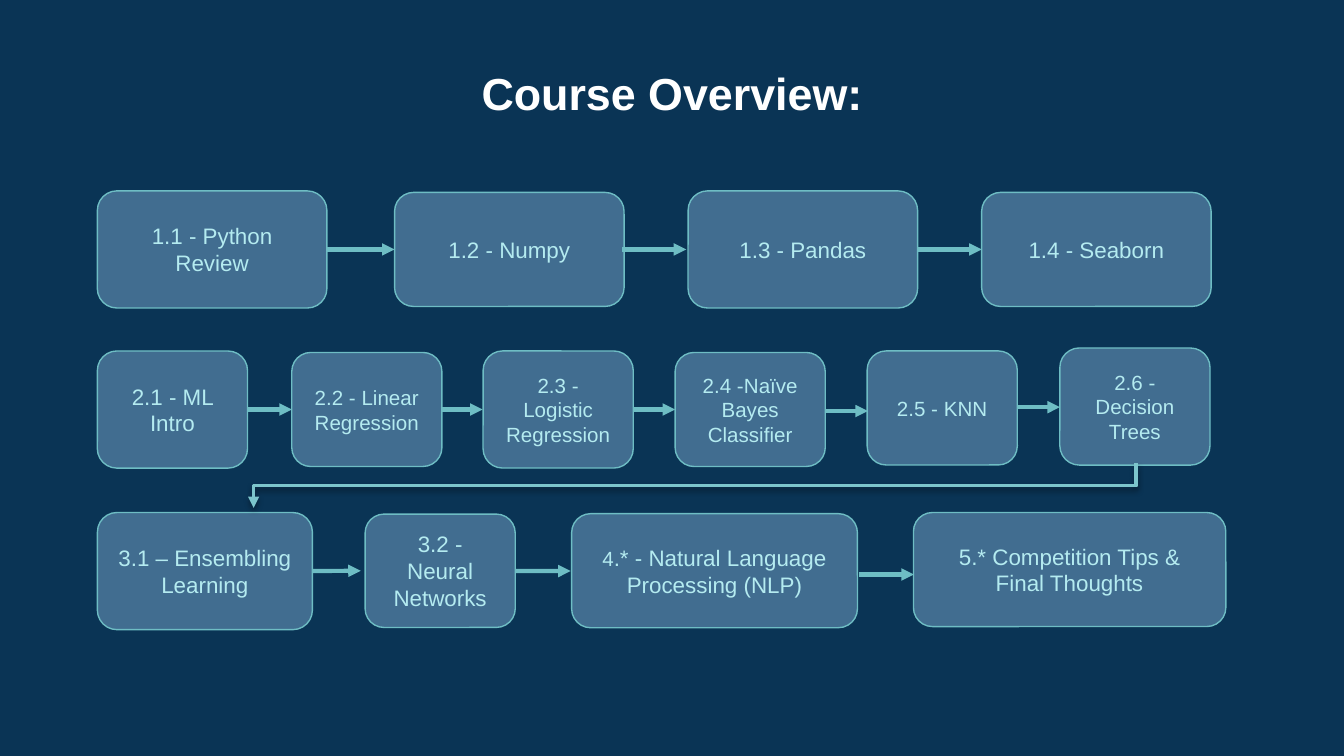
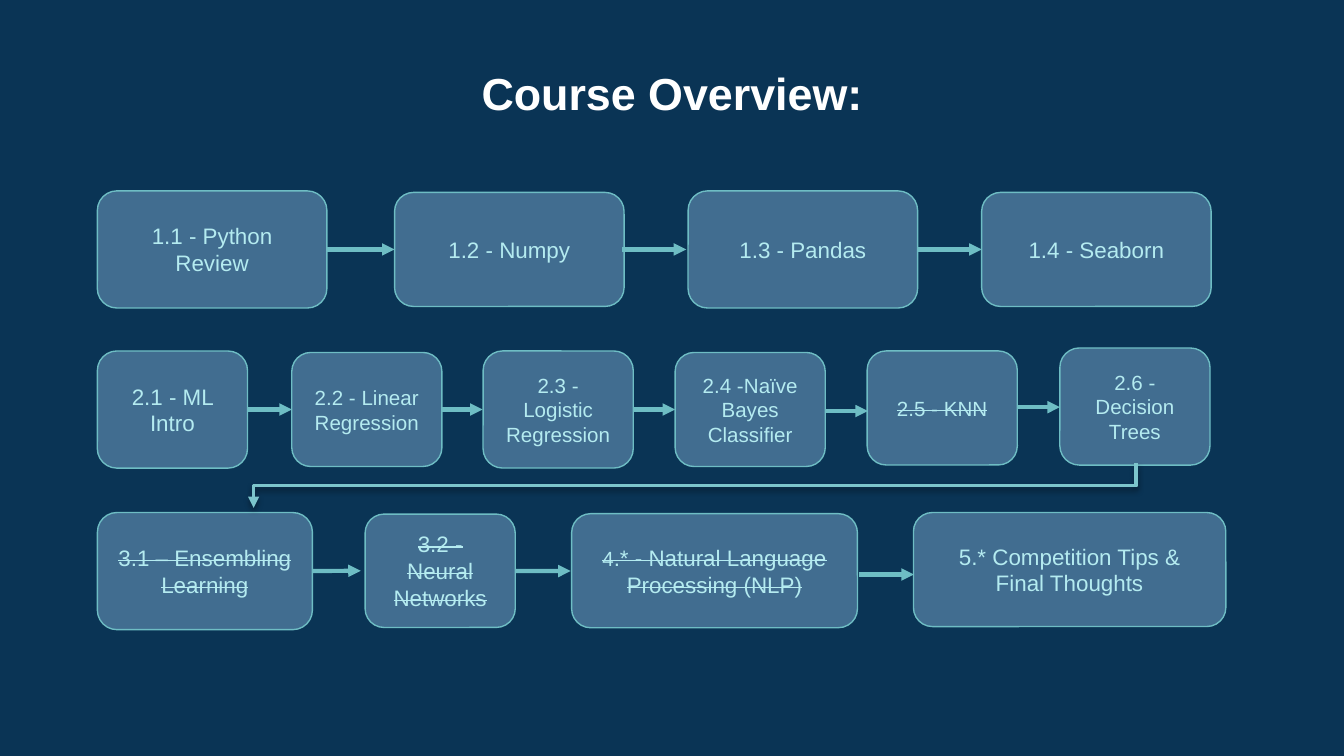
Before and after one commit to ohamed/ML-Training, a slide deck: slide 2 of pptx/03 Pandas.pptx. Drawn at 1344x756 pixels with LibreOffice and Linux fonts; fonts in the diff are those of the drawing; background and template pictures are left out. Boxes give left, top, right and bottom in pixels: in the first picture for what was removed or moved away, otherwise in the second. Text is boxed around its words. In the diff, an @@ line names an element or a change of style, - is before the commit and + after.

Commit message:
minor change

```diff
--- a/pptx/03 Pandas.pptx
+++ b/pptx/03 Pandas.pptx
@@ strikethrough on in 4 elements at box(97, 512, 312, 629), box(571, 513, 857, 628), box(867, 351, 1017, 465), box(366, 515, 516, 628) @@
```
